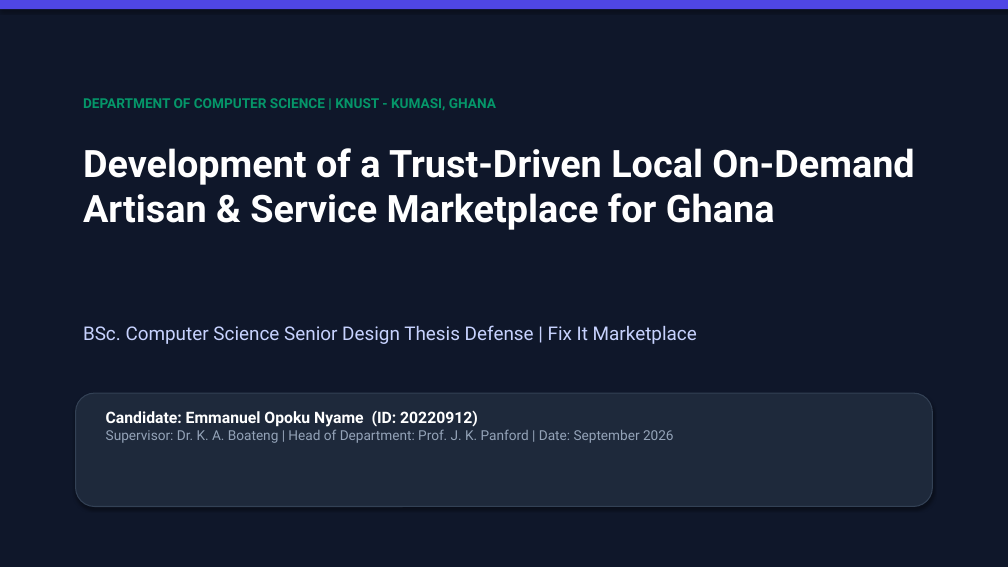
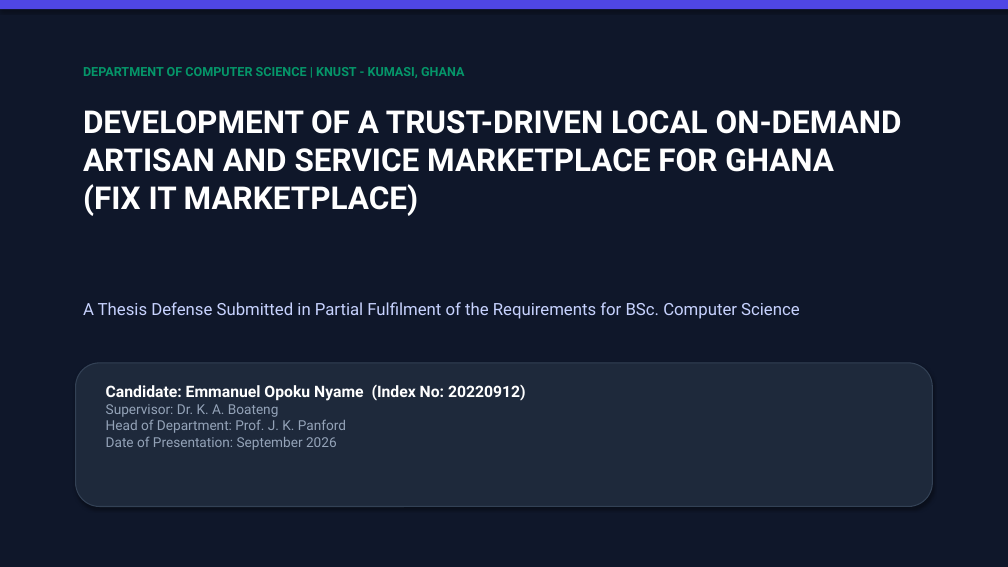
Before and after one commit to emperiumsoul/fix-it-marketplace, a slide deck: slide 1 of Fix_It_Marketplace_Defense_Presentation.pptx. Drawn at 1008x567 pixels with LibreOffice and Linux fonts; fonts in the diff are those of the drawing. Boxes give left, top, right and bottom in pixels: in the first picture for what was removed or moved away, otherwise in the second. Text is boxed around its words. In the diff, an @@ line names an element or a change of style, - is before the commit and + after.

Commit message:
docs: align defense presentation slide deck directly to departmental thesis layout template (21 widescreen slides)

```diff
--- a/Fix_It_Marketplace_Defense_Presentation.pptx
+++ b/Fix_It_Marketplace_Defense_Presentation.pptx
@@ text "DEPARTMENT OF COMPUTER SCIENCE | ...": place and size @@
-text "DEPARTMENT OF COMPUTER SCIENCE | ..." at [83, 98, 496, 110]
+text "DEPARTMENT OF COMPUTER SCIENCE | ..." at [83, 67, 465, 78]
@@ text "DEPARTMENT OF COMPUTER SCIENCE | ..." at [83, 67, 465, 78]: size 13 to 12 pt @@
@@ text at [83, 110, 902, 216]: text changed; size 36 to 30 pt @@
-Development of a Trust-Driven Local On-Demand Artisan & Service Marketplace for Ghana
+DEVELOPMENT OF A TRUST-DRIVEN LOCAL ON-DEMAND ARTISAN AND SERVICE MARKETPLACE FOR GHANA
+(FIX IT MARKETPLACE)
@@ text at [83, 302, 800, 319]: text changed; size 18 to 16 pt @@
-BSc. Computer Science Senior Design Thesis Defense | Fix It Marketplace
+A Thesis Defense Submitted in Partial Fulfilment of the Requirements for BSc. Computer Science
@@ rounded rectangle: place and size @@
-rounded rectangle at [76, 393, 932, 507]
+rounded rectangle at [76, 363, 932, 507]
@@ text at [106, 385, 526, 450]: text changed @@
-Candidate: Emmanuel Opoku Nyame (ID: 20220912)
-Supervisor: Dr. K. A. Boateng | Head of Department: Prof. J. K. Panford | Date: September 2026
+Candidate: Emmanuel Opoku Nyame (Index No: 20220912)
+Supervisor: Dr. K. A. Boateng
+Head of Department: Prof. J. K. Panford
+Date of Presentation: September 2026
```
Also in this commit, not shown: 5 other slides changed, 15 slides added, 13 slides removed, 1 other file.
